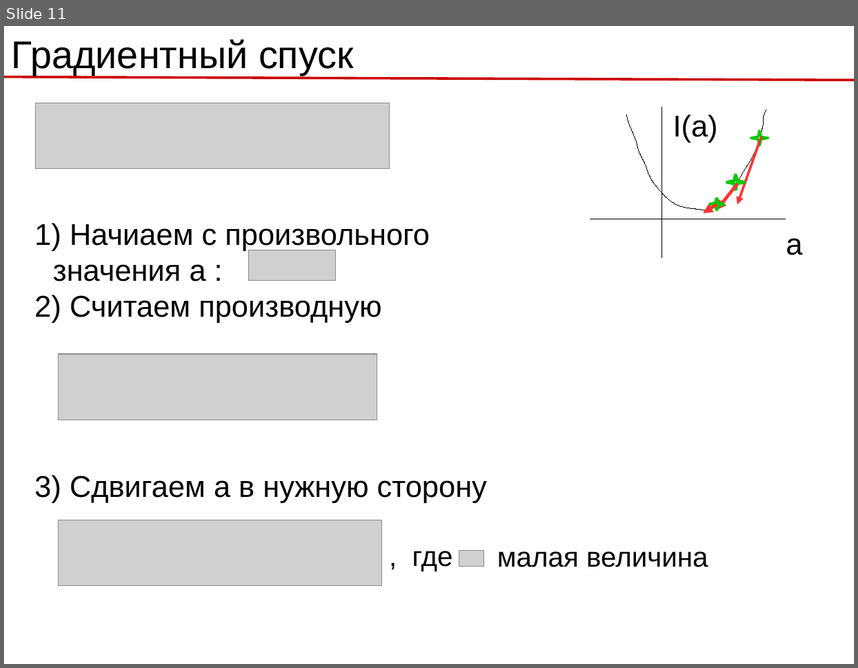
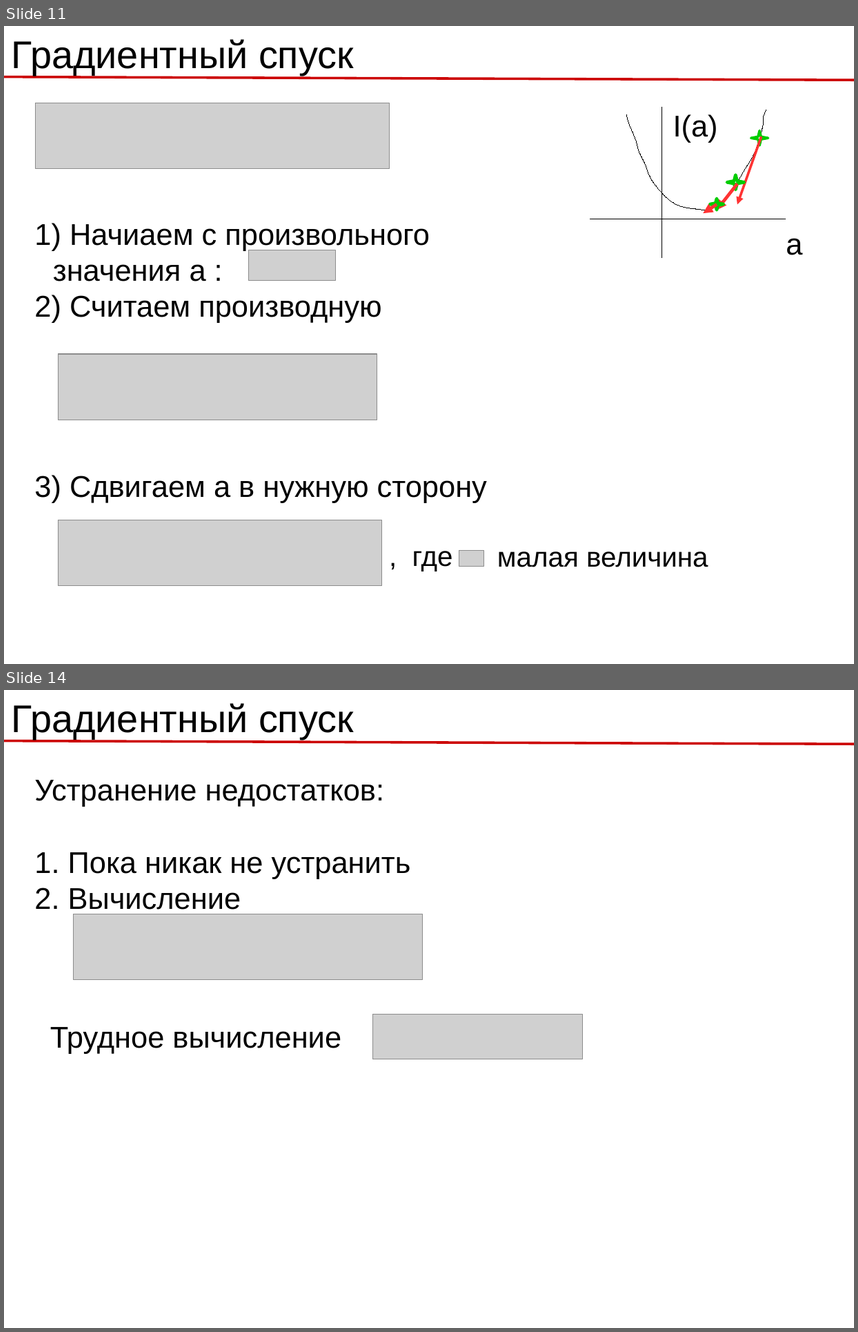
Before and after one commit to rykachevskiy/239, a slide deck: 1/1.1 Linear regression, SGD.odp. Shown one above the other, each under a label of ours: slide 11 before the commit, slides 11 and 14 after it; the slides between them are not shown. The pictures are 858x668 and 858x1332 pixels, drawn with LibreOffice and Linux fonts; fonts in the diff are those of the drawing; grey boxes stand for pictures. Boxes give left, top, right and bottom in pixels: in the first picture for what was removed or moved away, otherwise in the second. Text is boxed around its words. In the diff, an @@ line names an element or a change of style, - is before the commit and + after.

```diff
--- a/1/1.1 Linear regression, SGD.odp
+++ b/1/1.1 Linear regression, SGD.odp
@@ slide 14 added at [4, 690, 854, 1328], background #FFFFFF @@
@@ text added at [12, 703, 354, 739], 36 pt, text #000000 @@
+Градиентный спуск
@@ line added from (4, 741) to (854, 744), #CC0000 2.3 pt @@
@@ text added at [34, 780, 411, 915], 28 pt, text #000000 @@
+Устранение недостатков:
+1. Пока никак не устранить
+2. Вычисление
@@ picture added at [74, 914, 423, 979] @@
@@ picture added at [372, 1014, 582, 1058] @@
@@ text added at [50, 1027, 341, 1054], 28 pt, text #000000 @@
+Трудное вычисление
```
Also in this commit, not shown: 5 slides changed, 5 other slides added, 1 slide removed, 11 other files.
